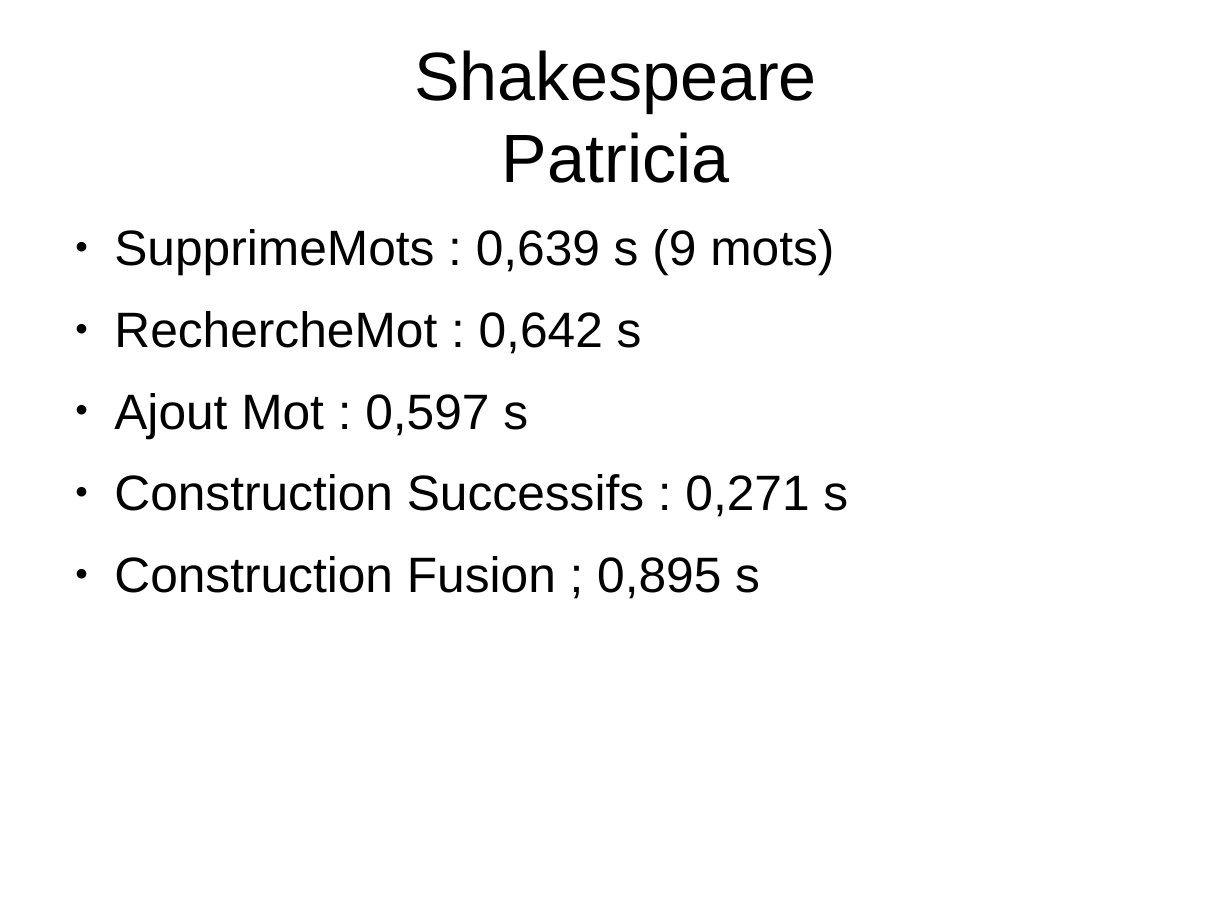
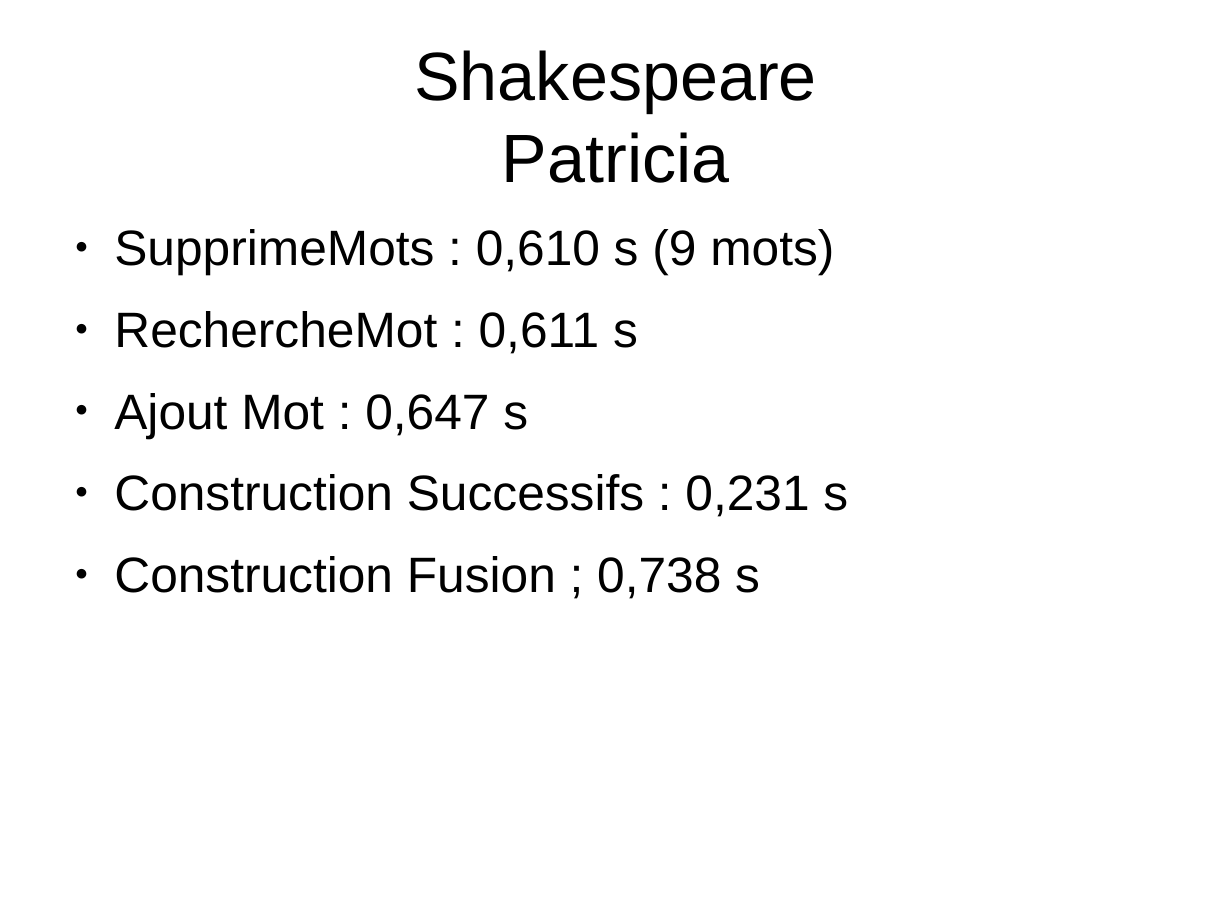
Before and after one commit to chao450/ProjetALGAV, a slide deck: slide 10 of DiapoProjet.odp (slide 9 before the commit). Drawn at 1232x924 pixels with LibreOffice and Linux fonts; fonts in the diff are those of the drawing. Boxes give left, top, right and bottom in pixels: in the first picture for what was removed or moved away, otherwise in the second. Text is boxed around its words. In the diff, an @@ line names an element or a change of style, - is before the commit and + after.

```diff
--- a/DiapoProjet.odp
+++ b/DiapoProjet.odp
@@ text at (114,229,848,599): text changed @@
-● SupprimeMots : 0,639 s (9 mots)
-● RechercheMot : 0,642 s
-● Ajout Mot : 0,597 s
-● Construction Successifs : 0,271 s
-● Construction Fusion ; 0,895 s
+● SupprimeMots : 0,610 s (9 mots)
+● RechercheMot : 0,611 s
+● Ajout Mot : 0,647 s
+● Construction Successifs : 0,231 s
+● Construction Fusion ; 0,738 s
```
Also in this commit, not shown: 2 other slides changed, 4 slides added, 1 slide removed, 2 other files.
